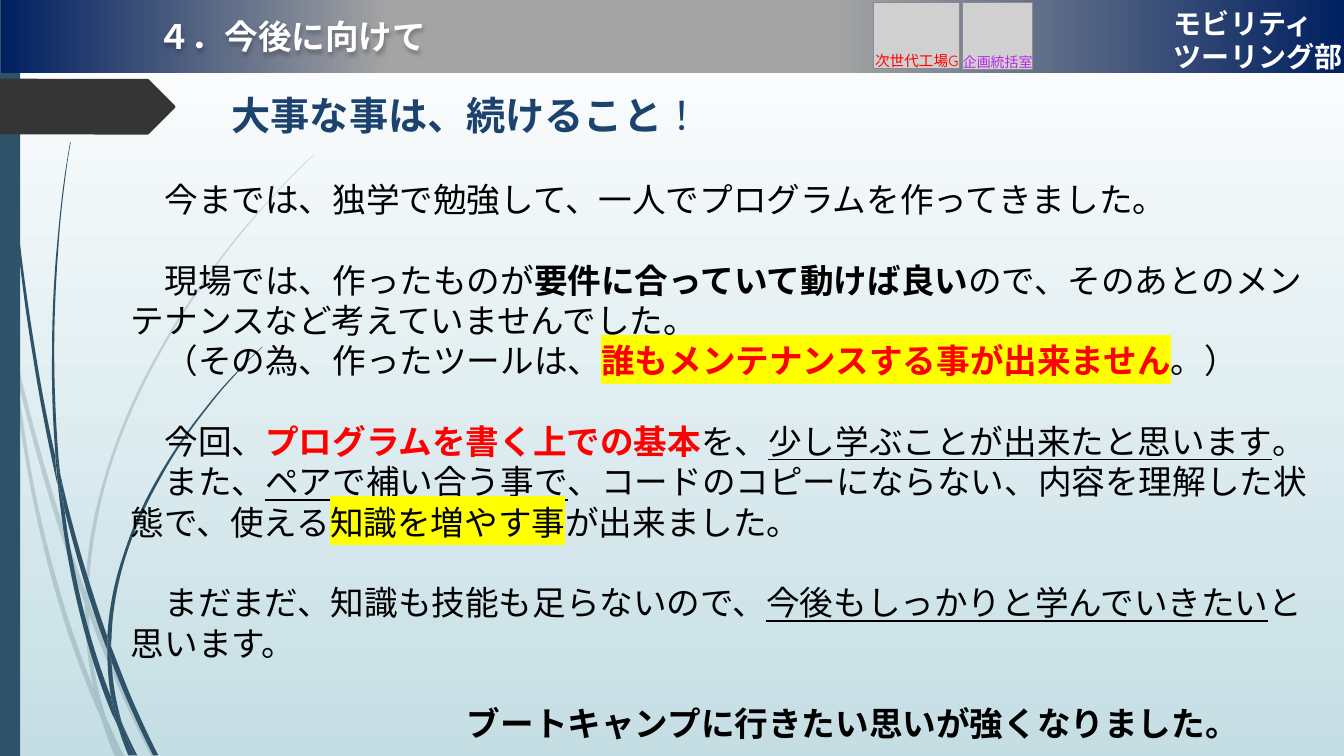
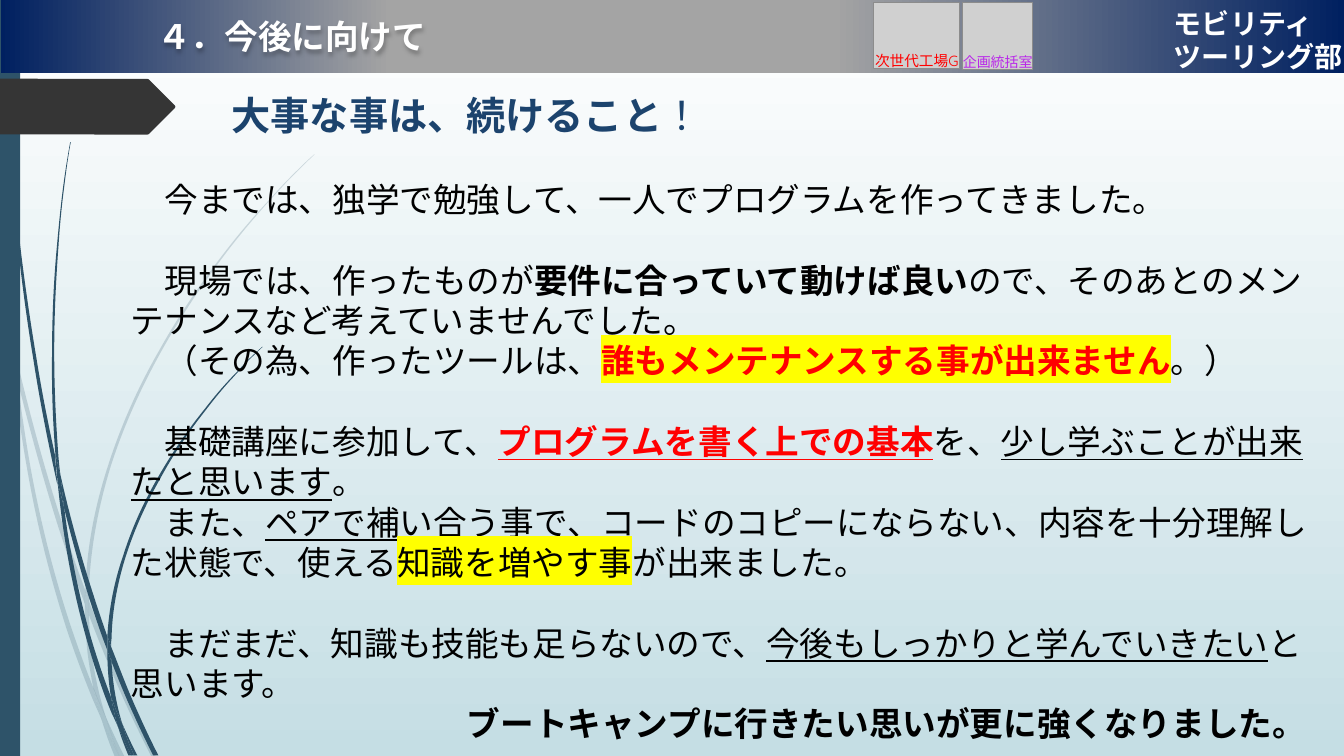
Before and after one commit to Susumu-Hiraishi/DIG_Work, a slide deck: slide 5 of DIG-Foundations/最終報告資料.pptx. Drawn at 1344x756 pixels with LibreOffice and Linux fonts; fonts in the diff are those of the drawing; grey boxes stand for pictures; background and template pictures are left out. Boxes give left, top, right and bottom in pixels: in the first picture for what was removed or moved away, otherwise in the second. Text is boxed around its words. In the diff, an @@ line names an element or a change of style, - is before the commit and + after.

```diff
--- a/DIG-Foundations/最終報告資料.pptx
+++ b/DIG-Foundations/最終報告資料.pptx
@@ text at bbox=[131, 419, 1306, 584]: text changed @@
-今回、プログラムを書く上での基本を、少し学ぶことが出来たと思います。
-また、ペアで補い合う事で、コードのコピーにならない、内容を理解した状態で、使える知識を増やす事が出来ました。
+基礎講座に参加して、プログラムを書く上での基本を、少し学ぶことが出来たと思います。
+また、ペアで補い合う事で、コードのコピーにならない、内容を十分理解した状態で、使える知識を増やす事が出来ました。
@@ text at bbox=[467, 707, 1306, 740]: text changed @@
-ブートキャンプに行きたい思いが強くなりました。
+ブートキャンプに行きたい思いが更に強くなりました。
```
Also in this commit, not shown: 4 other slides changed, 4 other files.
